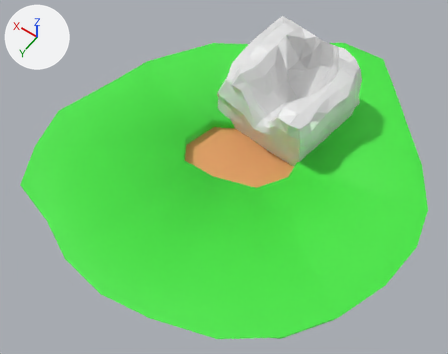
Renders of the OBJ model res/other/island_wip/island.obj from each side of a commit.
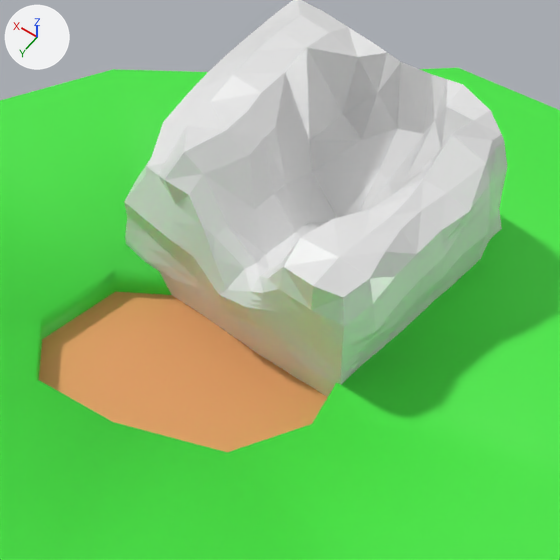
Each version appears first whole from a camera (50 mm lens) standing at (-21.1, 29.4, 54.4) and looking at (2.6, -3.7, 2.3), and next in a close-up on the part from 38% to 85% of the width and 5% to 65% of the height. Arrows for +X, +Y and +Z are at upper left; the lights stay in place. Where no turn or scale is listed for an object, it has been applied to the vertices.

Names of what the first close-up shows: 'IslandTop_Grass_Cylinder.002', 'PondBottom_Plane', 'Rock_Cube.004'.
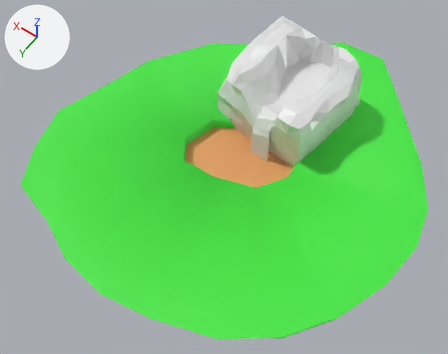
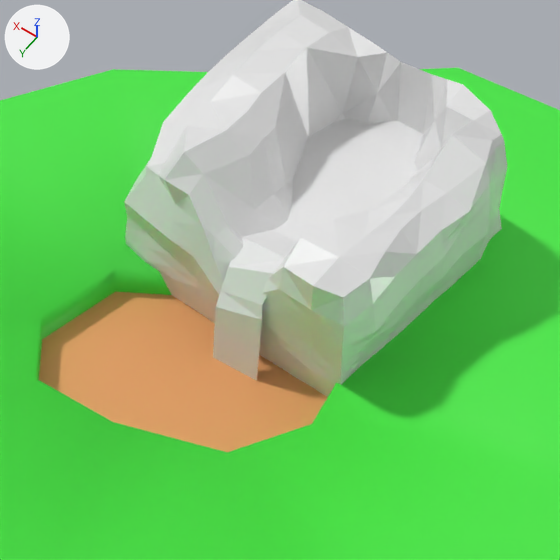
Location of each change, (x1, y1, x2, y2) in pixels of the close-ups (560 x 560 px):
'WaterfallPlane_Plane.001', added: after (213, 118, 423, 381)

The change, as a diff of the scene's bpy script:
```diff
--- a/res/other/island_wip/island.obj.py
+++ b/res/other/island_wip/island.obj.py
@@ me_waterfallplane_plane_001 @@
+me_waterfallplane_plane_001.from_pydata(...)  # 30 vertices, 28 faces; spans x -3.87..1.89, y -16.47..-5.37, z 6.2..11.75
+me_waterfallplane_plane_001.materials.append(mat_none)  # white #e7e7e7
@@ ob_waterfallplane_plane_001 @@
+ob_waterfallplane_plane_001 = bpy.data.objects.new('WaterfallPlane_Plane.001', me_waterfallplane_plane_001)
+ob_waterfallplane_plane_001.location = (0.0, 0.0, 0.0)
```
